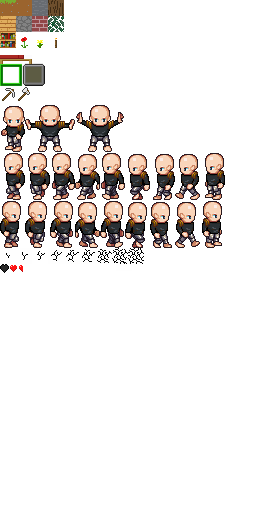
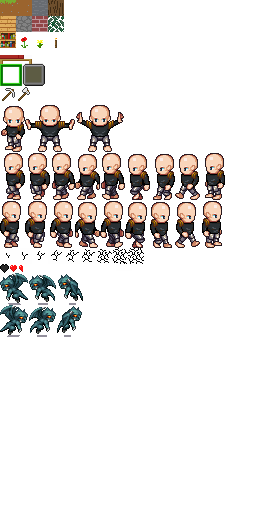
Comparing the layer stacks of the two w=256, h=512 images. Changes:
added group "monster" with 8 layers above "Layer Group" over box(0, 273, 83, 337)
added group "monster_right" with 3 layers in group "monster" over box(0, 305, 82, 337)
added layer "Pasted Layer #4" in group "monster_right" over box(57, 306, 82, 337)
added layer "Pasted Layer #5" in group "monster_right" over box(29, 307, 56, 337)
added layer "Pasted Layer #6" in group "monster_right" over box(0, 305, 28, 337)
added group "monster_left" with 3 layers in group "monster" over box(0, 273, 83, 305)
added layer "Pasted Layer #3" in group "monster_left" over box(58, 274, 83, 305)
added layer "Pasted Layer #2" in group "monster_left" over box(29, 275, 56, 305)
added layer "Pasted Layer #1" in group "monster_left" over box(0, 273, 28, 305)
